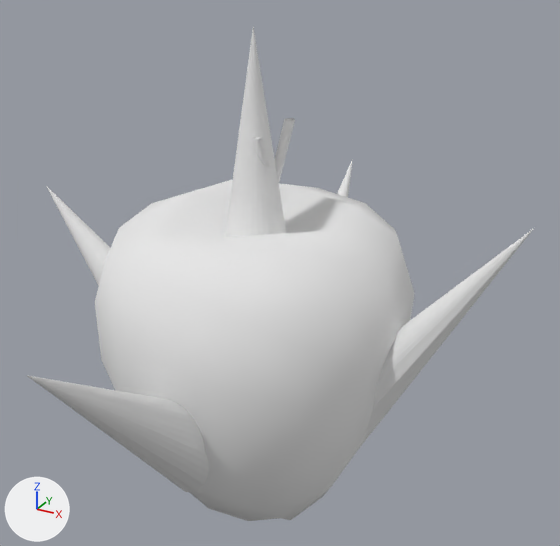
What one commit did to the OBJ model ViboritaGame/ViboritaGame/models/peaks_apple.obj.
The view is the same before and after, from a 50 mm camera at (3.5, -5.76, 4.33) aimed at (0.27, 0.11, 1.4). The lights are fixed; the arrows at lower left show +X, +Y and +Z. The first picture is the older version. Where no turn or scale is listed for an object, it has been applied to the vertices.

The scene before the commit, as lines of its bpy script (objects in view):
```python
me_cilindro = bpy.data.meshes.new('Cilindro')
me_cilindro.from_pydata(...)  # 64 vertices, 34 faces; spans x -0.033..0.296, y -0.068..0.386, z 1.316..2.799
me_cilindro.materials.append(mat_ramita)  # white #e7e7e7
me_cilindro_001 = bpy.data.meshes.new('Cilindro.001')
me_cilindro_001.from_pydata(...)  # 64 vertices, 34 faces; spans x 0.109..0.288, y -0.269..0.246, z 2.217..2.743
me_cilindro_001.materials.append(mat_ramita)  # white #e7e7e7
me_cono_005 = bpy.data.meshes.new('Cono.005')
me_cono_005.from_pydata(...)  # 33 vertices, 33 faces; spans x -2.63..-0.64, y -0.28..0.53, z -0.35..1.83
me_cono_005.materials.append(mat_material_001)  # white #e7e7e7
me_cube = bpy.data.meshes.new('Cube')
me_cube.from_pydata(...)  # 98 vertices, 96 faces; spans x -1.45..1.58, y -1.51..1.55, z -1.01..2.06
me_cube.materials.append(mat_manzana)  # white #e7e7e7
ob_cilindro = bpy.data.objects.new('Cilindro', me_cilindro)
ob_cilindro.location = (0.0, 0.0, 0.0)
ob_cilindro_001 = bpy.data.objects.new('Cilindro.001', me_cilindro_001)
ob_cilindro_001.location = (0.0, 0.0, 0.0)
ob_cono_005 = bpy.data.objects.new('Cono.005', me_cono_005)
ob_cono_005.location = (0.0, 0.0, 0.0)
ob_cube = bpy.data.objects.new('Cube', me_cube)
ob_cube.location = (0.0, 0.0, 0.0)
# also in view: 'Cono.002' at (1.48, -0.07, 0.85); 'Cono' at (0.06, 0.04, 2.13); 'Cono.004' at (0.07, -1.77, 0.76)
```
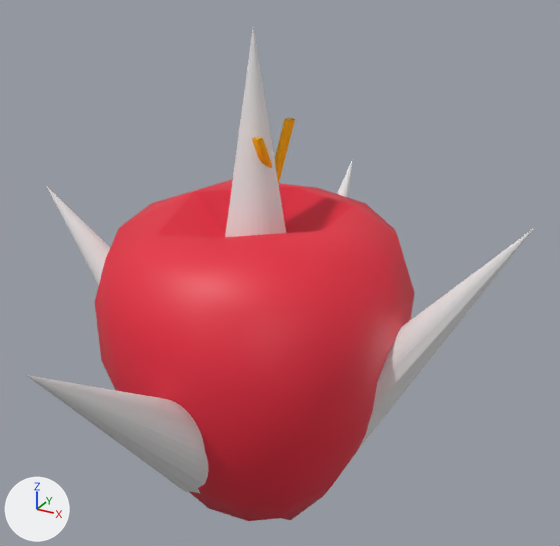
Changed parts and their boxes [x1, y1, x2, y2] in the pictures (560 x 546 px):
'Cube', recoloured (white to red)
    both: [95, 179, 415, 521]
'Cilindro', recoloured (white to orange)
    both: [275, 118, 295, 184]
'Cilindro.001', recoloured (white to orange)
    both: [252, 137, 272, 168]

Edits to the bpy script that builds the scene:
```text
Add mat_manzana_001:
    mat_manzana_001 = principled_material('Manzana.001')
    mat_manzana_001.base_color = (0.799, 0.0222, 0.0497)  # red #e7293f
Add mat_ramita_001:
    mat_ramita_001 = principled_material('ramita.001')
    mat_ramita_001.base_color = (1.0, 0.429, 0.00152)  # orange #ffaf05
    mat_ramita_001.roughness = 1.0
Change me_cilindro:
    where me_cilindro.from_pydata(...)  # 64 vertices, 34 faces; spans x -0.033..0.296, y -0.068..0.386, z 1.316..2.799
    remove me_cilindro.materials.append(mat_ramita)  # white #e7e7e7
    add me_cilindro.materials.append(mat_ramita_001)  # orange #ffaf05
Change me_cilindro_001:
    where me_cilindro_001.from_pydata(...)  # 64 vertices, 34 faces; spans x 0.109..0.288, y -0.269..0.246, z 2.217..2.743
    remove me_cilindro_001.materials.append(mat_ramita)  # white #e7e7e7
    add me_cilindro_001.materials.append(mat_ramita_001)  # orange #ffaf05
Change me_cube:
    where me_cube.from_pydata(...)  # 98 vertices, 96 faces; spans x -1.45..1.58, y -1.51..1.55, z -1.01..2.06
    remove me_cube.materials.append(mat_manzana)  # white #e7e7e7
    add me_cube.materials.append(mat_manzana_001)  # red #e7293f
```
